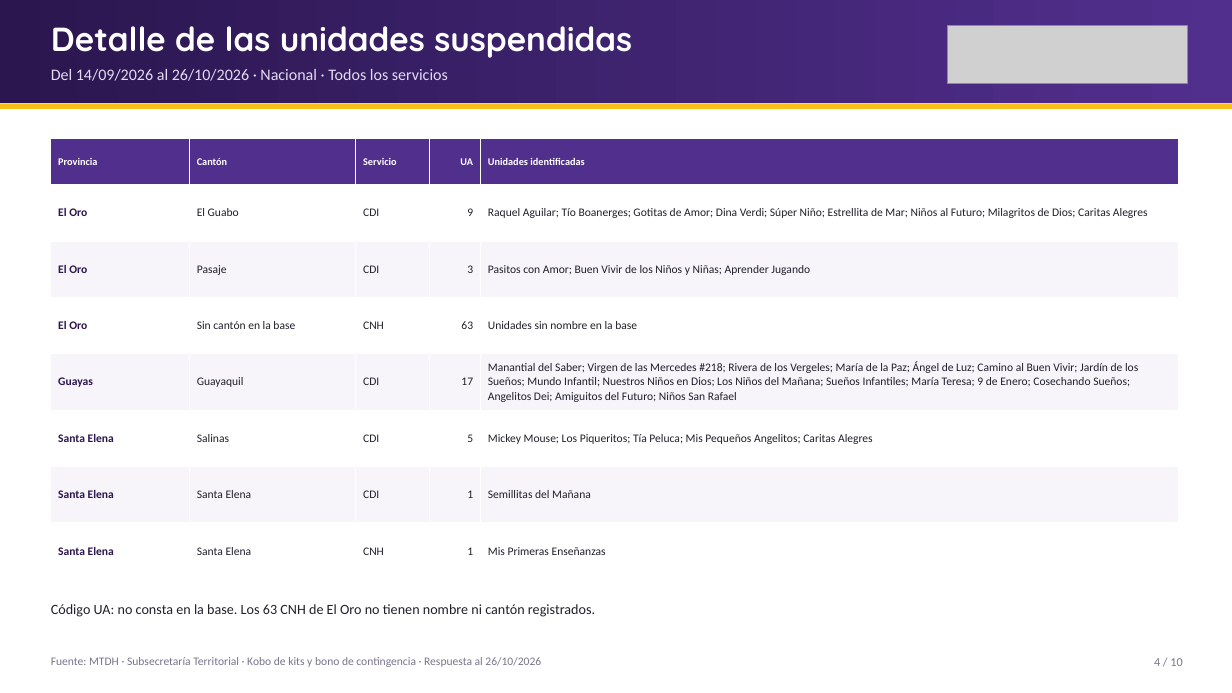
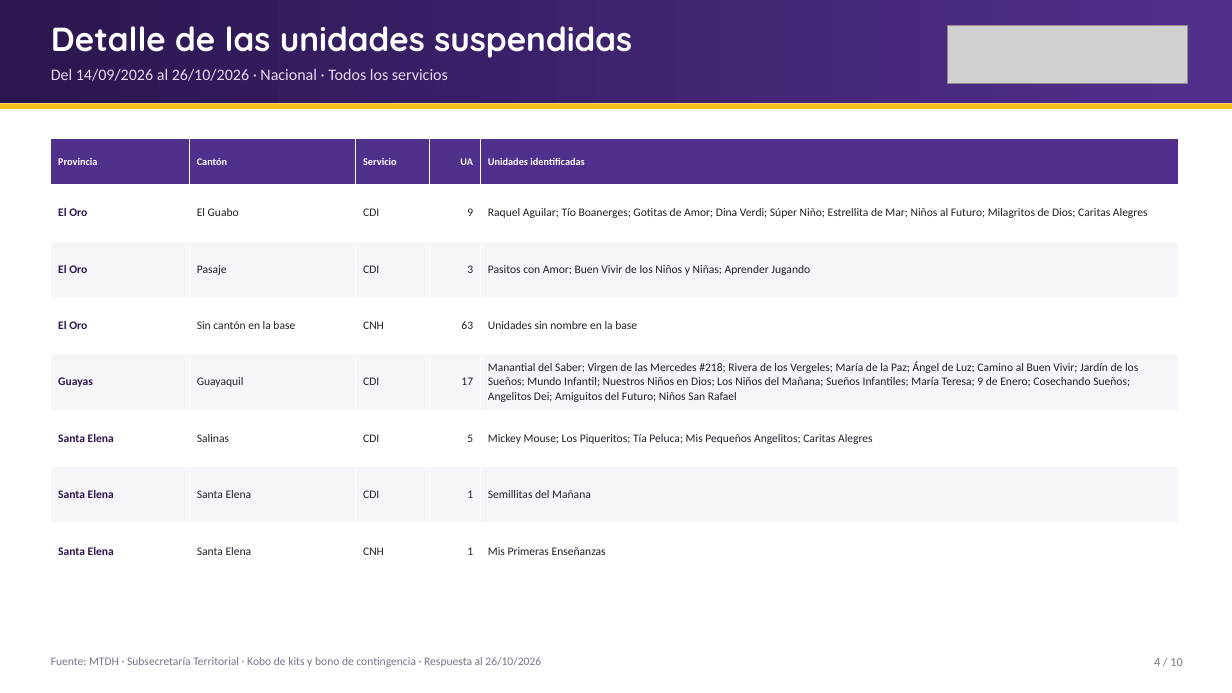
Before and after one commit to JuanAmbuludi/Sistema-Reporte-MTDH, a slide deck: slide 4 of docs/reportes/Seguimiento_ENOS_2026-10-26.pptx. Drawn at 1232x693 pixels with LibreOffice and Linux fonts; fonts in the diff are those of the drawing; grey boxes stand for pictures. Boxes give left, top, right and bottom in pixels: in the first picture for what was removed or moved away, otherwise in the second. Text is boxed around its words. In the diff, an @@ line names an element or a change of style, - is before the commit and + after.

```diff
--- a/docs/reportes/Seguimiento_ENOS_2026-10-26.pptx
+++ b/docs/reportes/Seguimiento_ENOS_2026-10-26.pptx
@@ text removed at (51, 604, 595, 617) @@
-Código UA: no consta en la base. Los 63 CNH de El Oro no tienen nombre ni cantón registrados.
```
Also in this commit, not shown: 6 other slides changed, 10 other files.
